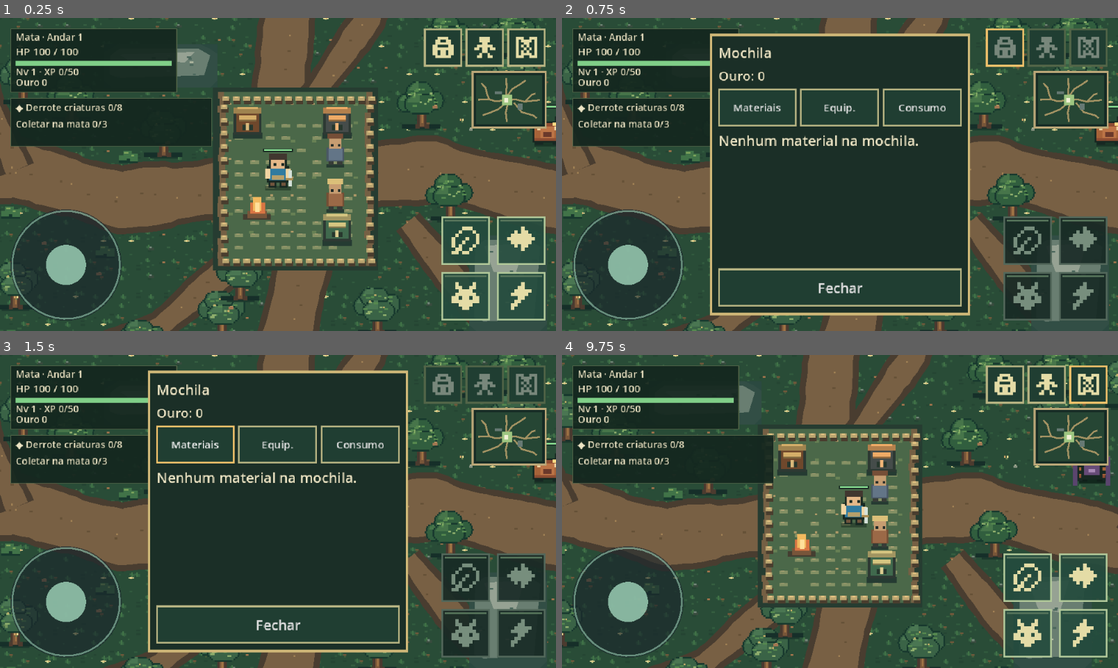
Above: before the commit, frames 1-4 (two rows, left to right).
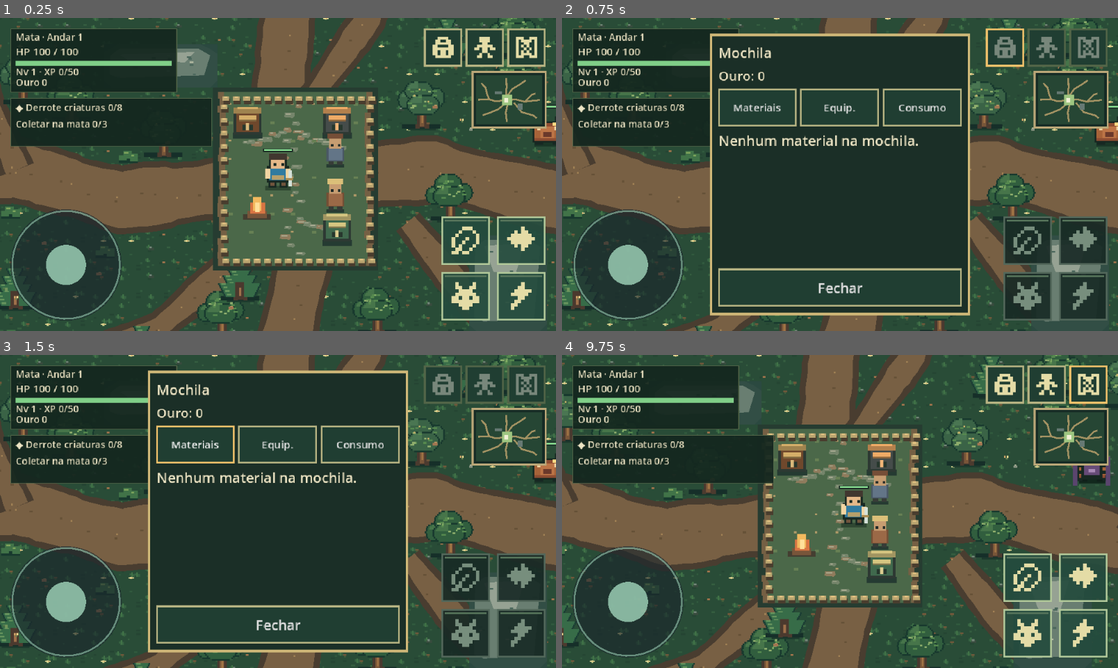
Above: after the commit, the same moments.

Repository: thiagohugo12-dotcom/arveon
Game: Godot game, scene res://scenes/main.tscn
Two runs of this game, one before a commit and one after it. Both use one fixed random seed, a clock stepped at 60 frames per second and the inputs below.
Inputs (mouse positions are in pixels of both pictures, inside the frame that each line leads up to):
- Up to frame 1 (0.25 s): no input
- Up to frame 2 (0.75 s): click (1006, 46) at 0.52 s
- Up to frame 3 (1.5 s): click "Materiais" at 1.25 s
- Up to frame 4 (9.75 s): click "Equip." at 2 s; click "Consumo" at 2.75 s; click "Fechar" at 3.5 s; click (1045, 383) at 4.27 s; click "Personagem" at 5 s; click "Habilidades" at 5.75 s; click "Fechar · C / Esc" at 6.5 s; click (1090, 383) at 7.27 s; tap Enter at 8 s; drag from (628, 602) to (895, 442) at 8.02 s; drag from (1029, 577) to (812, 574) at 8.77 s; tap Space at 9.5 s; move the mouse to (1084, 577) at 9.52 s; hold D (move_right) from 9.53 s (still down); hold E (interact) from 9.53 s (still down); click (1084, 577) at 9.67 s

The runs differ from the first frame. In frame 1, 3.0% of the frame differs, in the area x 0-97%, y 0-100%; in frame 2, 0.8%; in frame 3, 0.8%; in frame 4, 3.0%.

Commit message:
Polish forest variants and camp flagstones

Diff:
--- a/scripts/presentation/floor_view.gd
+++ b/scripts/presentation/floor_view.gd
@@ -107,7 +107,8 @@
 					break
 			if free:
 				trees.append(at)
-				_draw_tree(at, i % 3)
+				# Decoration slots skip every third index, so rotate variants independently.
+				_draw_tree(at, (i / 3) % 3)
 		elif i % 2 == 0:
 			_draw_shrub(at)
 		else:
@@ -173,12 +174,15 @@
 		var edge := _hash(y, 47) % 5
 		draw_rect(Rect2(area.position.x + edge, y, area.size.x - edge * 2, 8), Color("#756044"))
 		draw_rect(Rect2(area.position.x + 7 + edge, y, area.size.x - 14 - edge * 2, 8), Color("#4b6849"))
-	# Worn paving and short plank runs imply foot traffic without a new collision.
-	for y in range(392, 539, 14):
-		for x in range(490, 632, 18):
-			if _hash(x, y) % 3 != 0:
-				draw_rect(Rect2(x, y, 10, 4), Color("#849064"))
-				draw_rect(Rect2(x + 2, y, 4, 1), Color("#b6a879"))
+	# Scattered worn flagstones suggest routes between stations while grass remains visible.
+	for n in range(18):
+		var center := Vector2(556 + _hash(n, 71) % 21 - 10, 369 + n * 10)
+		_draw_flagstone(center, n)
+	for n in range(9):
+		_draw_flagstone(Vector2(551 - n * 6, 394 + n * 2 + _hash(n, 72) % 7), n + 18)
+		_draw_flagstone(Vector2(566 + n * 6, 400 + n * 2 + _hash(n, 73) % 7), n + 27)
+	for n in range(7):
+		_draw_flagstone(Vector2(567 + n * 7, 499 + n * 2 + _hash(n, 74) % 5), n + 36)
 	for y in range(int(area.position.y) + 13, int(area.end.y) - 12, 21):
 		for x in range(int(area.position.x) + 13, int(area.end.x) - 11, 24):
 			if _hash(x, y) % 3 == 0:
@@ -197,6 +201,18 @@
 	_draw_npc(Vector2(606, 423), Color("#637587"), Color("#764e37"))
 	_draw_npc(Vector2(606, 475), Color("#9b6947"), Color("#dbc079"))
 	_draw_fire(Vector2(516, 492))
+
+func _draw_flagstone(at: Vector2, seed: int) -> void:
+	var w := 8 + _hash(seed, 75) % 6
+	var h := 4 + _hash(seed, 76) % 3
+	var left := -w / 2
+	var edge := _hash(seed, 77) % 3
+	draw_colored_polygon(PackedVector2Array([
+		at + Vector2(left + 1, 0), at + Vector2(left + w - edge, 0),
+		at + Vector2(left + w, h - 2), at + Vector2(left + w - 2, h),
+		at + Vector2(left, h - 1)
+	]), Color("#75856b") if seed % 3 else Color("#907c5d"))
+	draw_rect(Rect2(at + Vector2(left + 2, 1), Vector2(maxi(2, w - 6), 1)), Color("#aeb096"))
 
 func _draw_fence(at: Vector2) -> void:
 	draw_rect(Rect2(at + Vector2(1, 3), Vector2(8, 6)), Color("#493d2e"))
